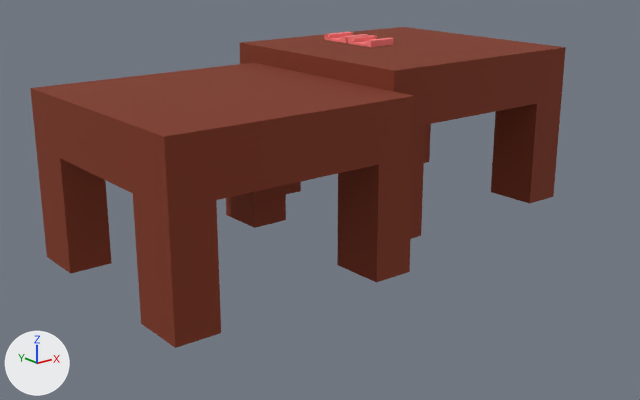
Renders of the COLLADA model test_domains/KevaLooped/Environments/keva_double_run_1.dae from each side of a commit.
One viewpoint serves both versions: a 50 mm camera at (-1.92, -2.44, 0.52) aimed at (0.02, -0.03, -0.44). The lights are fixed; the arrows at lower left show +X, +Y and +Z. Where no turn or scale is listed for an object, it has been applied to the vertices.

The first picture shows 'left_station_base', 'right_station_l2_left', 'table6', 'table60'.
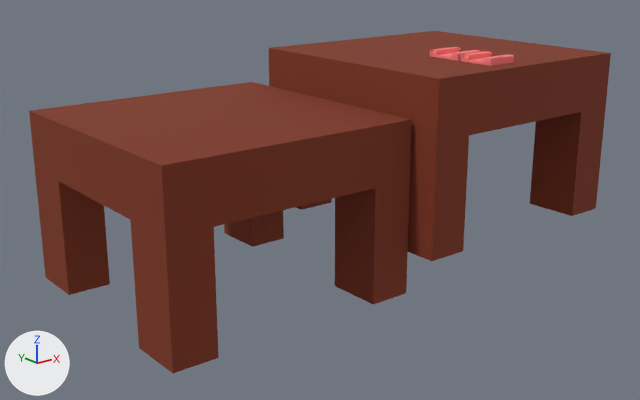
What differs and where, as boxes (x1, y1, x2, y2) in the pictures (640 x 400 px):
'table6', moved
    before: (30, 63, 415, 348)
    after: (29, 82, 412, 373)
'table60', moved
    before: (240, 27, 566, 238)
    after: (269, 31, 611, 261)
'right_station_l2_left', moved
    before: (351, 35, 377, 40)
    after: (464, 52, 492, 57)
'left_station_l2_left', moved
    before: (327, 32, 353, 36)
    after: (433, 47, 461, 53)
'left_station_base', moved
    before: (326, 37, 344, 43)
    after: (431, 53, 456, 60)
'left_station_l1_left', moved
    before: (326, 35, 350, 39)
    after: (431, 50, 459, 55)

What the commit changed:
Object 'table6' (ob_table6) moves from (-0.388, 0.0, -0.101) to (-0.4, 0.0, -0.176).
Object 'table60' (ob_table60) moves from (0.514, 0.101, -0.034) to (0.514, -0.099, -0.034).
Object 'left_station_base' (ob_left_station_base) moves from (0.444, 0.341, 0.07) to (0.444, -0.259, 0.07).
Object 'left_station_l1_left' (ob_left_station_l1_left) moves from (0.444, 0.388, 0.078) to (0.444, -0.212, 0.078).
Object 'left_station_l2_left' (ob_left_station_l2_left) moves from (0.451, 0.388, 0.086) to (0.451, -0.212, 0.086).
Object 'right_station_l2_left' (ob_right_station_l2_left) moves from (0.451, 0.238, 0.086) to (0.451, -0.362, 0.086).
